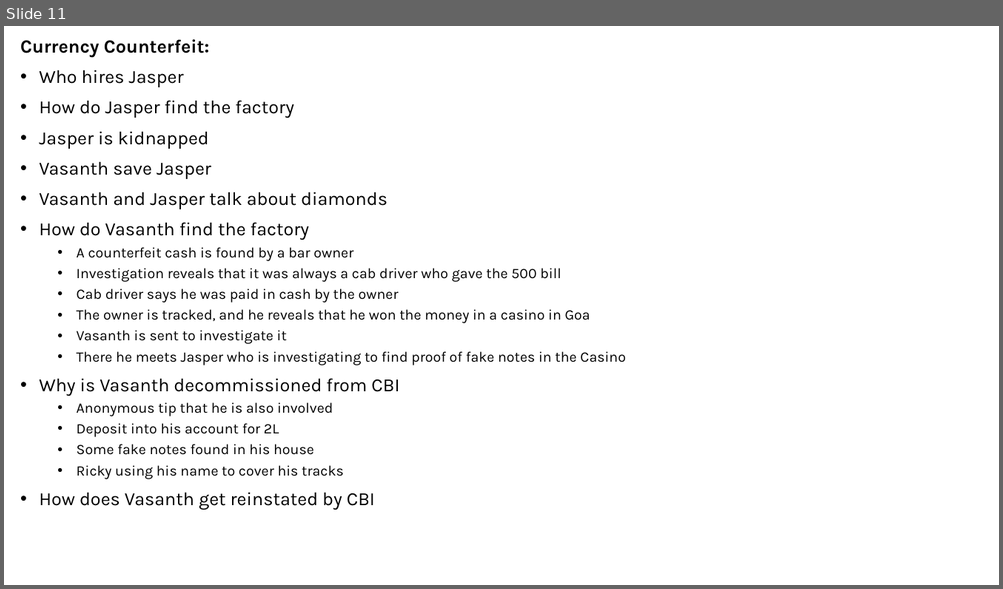
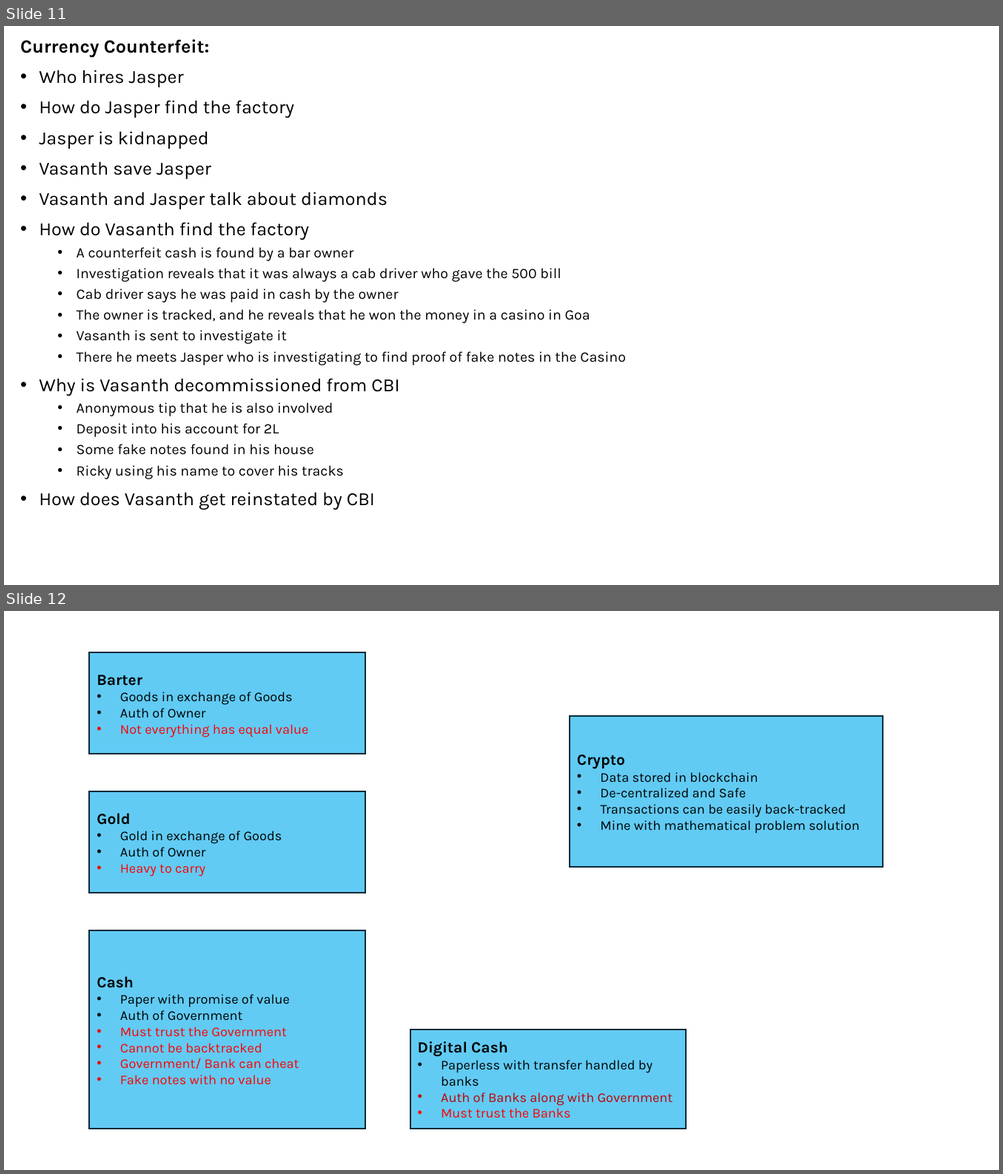
Before and after one commit to arya-prakyath/the-a-films, a slide deck: THE_A_Ideas/Innocent Gems/Innocent Gems - Flows.pptx. Shown one above the other, each under a label of ours: slide 11 before the commit, slides 11 and 12 after it. The pictures are 1003x589 and 1003x1174 pixels, drawn with LibreOffice and Linux fonts; fonts in the diff are those of the drawing. Boxes give left, top, right and bottom in pixels: in the first picture for what was removed or moved away, otherwise in the second. Text is boxed around its words. In the diff, an @@ line names an element or a change of style, - is before the commit and + after.

```diff
--- a/THE_A_Ideas/Innocent Gems/Innocent Gems - Flows.pptx
+++ b/THE_A_Ideas/Innocent Gems/Innocent Gems - Flows.pptx
@@ slide 12 added at <box>4,611,999,1170</box>, background #FFFFFF @@
@@ rectangle added at <box>90,652,366,754</box>, fill #61CBF4, outline #092A39 1.5 pt, 13 pt, text #000000 @@
+Barter
+• Goods in exchange of Goods
+• Auth of Owner
+• Not everything has equal value
@@ rectangle added at <box>569,716,883,867</box>, fill #61CBF4, outline #092A39 1.5 pt, 13 pt, text #000000 @@
+Crypto
+• Data stored in blockchain
+• De-centralized and Safe
+• Transactions can be easily back-tracked
+• Mine with mathematical problem solution
@@ rectangle added at <box>90,792,366,893</box>, fill #61CBF4, outline #092A39 1.5 pt, 13 pt, text #000000 @@
+Gold
+• Gold in exchange of Goods
+• Auth of Owner
+• Heavy to carry
@@ rectangle added at <box>90,931,366,1130</box>, fill #61CBF4, outline #092A39 1.5 pt, 13 pt, text #FF0000 @@
+Cash
+• Paper with promise of value
+• Auth of Government
+• Must trust the Government
+• Cannot be backtracked
+• Government/ Bank can cheat
+• Fake notes with no value
@@ rectangle added at <box>410,1031,686,1130</box>, fill #61CBF4, outline #092A39 1.5 pt, 13 pt, text #000000 @@
+Digital Cash
+• Paperless with transfer handled by banks
+• Auth of Banks along with Government
+• Must trust the Banks
```
Also in this commit, not shown: 2 other files.
